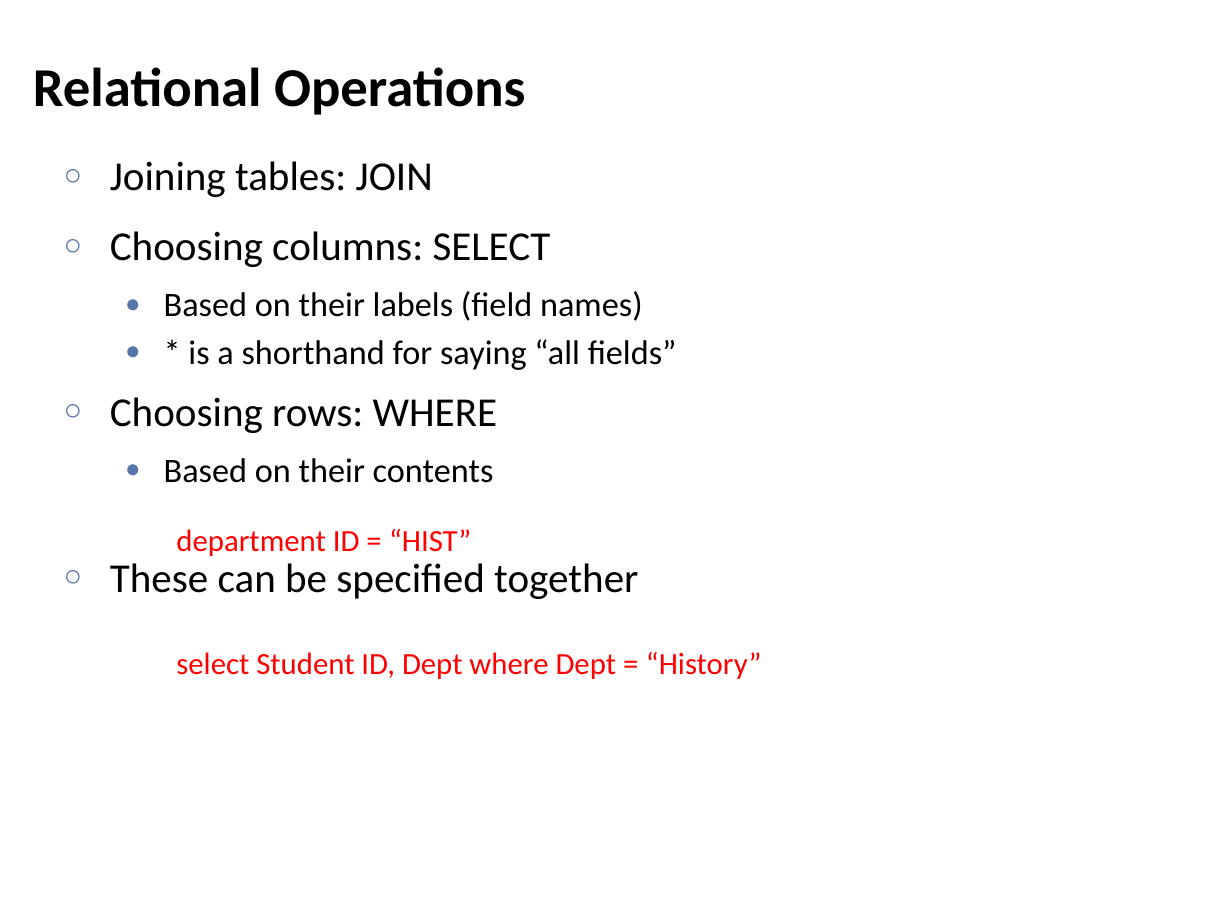
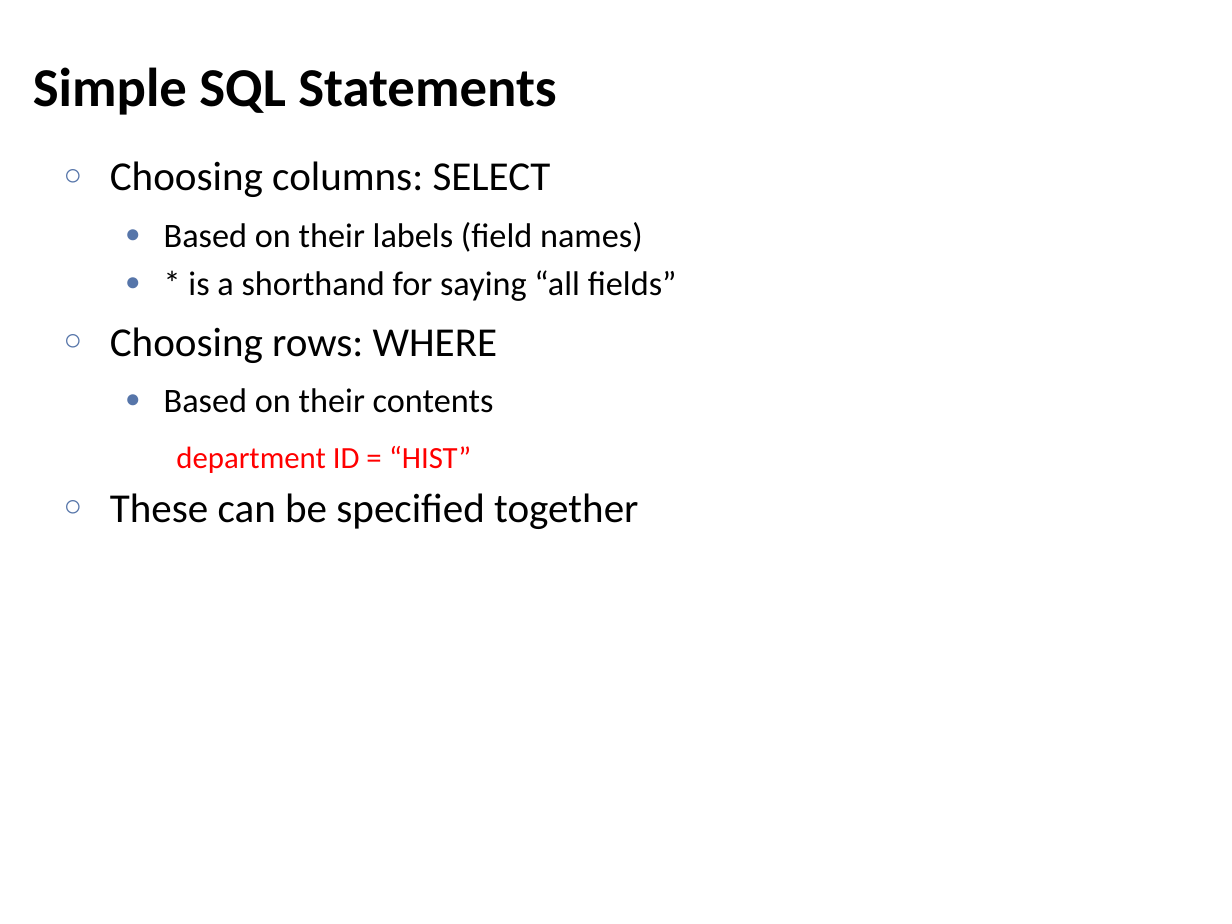
Before and after one commit to lintool/UMD-courses, a slide deck: slide 28 of slides/session06.pptx (slide 29 before the commit). Drawn at 1232x924 pixels with LibreOffice and Linux fonts; fonts in the diff are those of the drawing. Boxes give left, top, right and bottom in pixels: in the first picture for what was removed or moved away, otherwise in the second. Text is boxed around its words. In the diff, an @@ line names an element or a change of style, - is before the commit and + after.

```diff
--- a/slides/session06.pptx
+++ b/slides/session06.pptx
@@ title at (33, 67, 557, 115): text changed @@
-Relational Operations
+Simple SQL Statements
@@ text at (110, 161, 433, 197): paragraph removed @@
-○ Joining tables: JOIN
@@ text "department ID = “HIST”": place and size @@
-text "department ID = “HIST”" at (176, 529, 471, 556)
+text "department ID = “HIST”" at (176, 446, 471, 473)
@@ text removed at (176, 652, 762, 679) @@
-select Student ID, Dept where Dept = “History”
```
Also in this commit, not shown: 2 other slides changed, 1 slide added, 1 other file.
